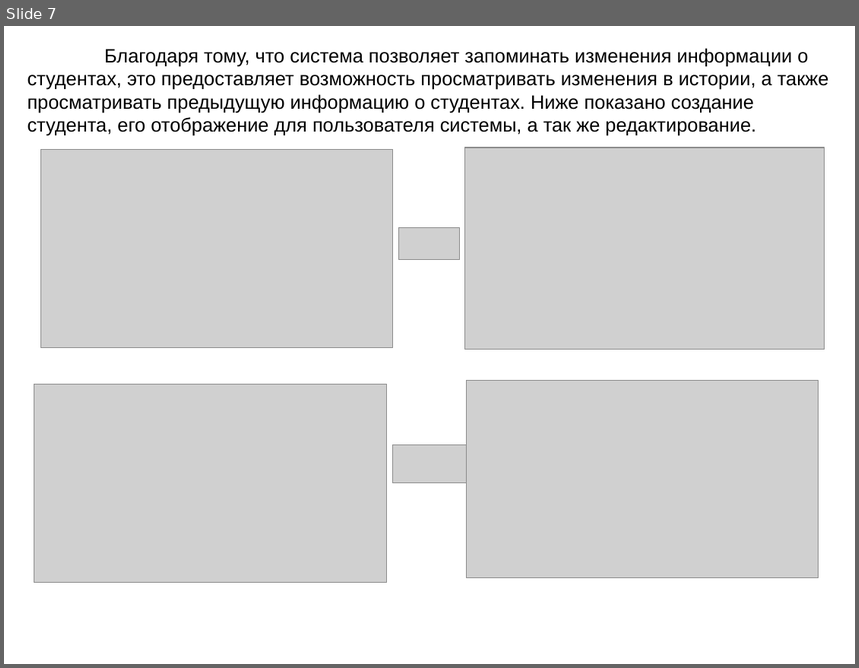
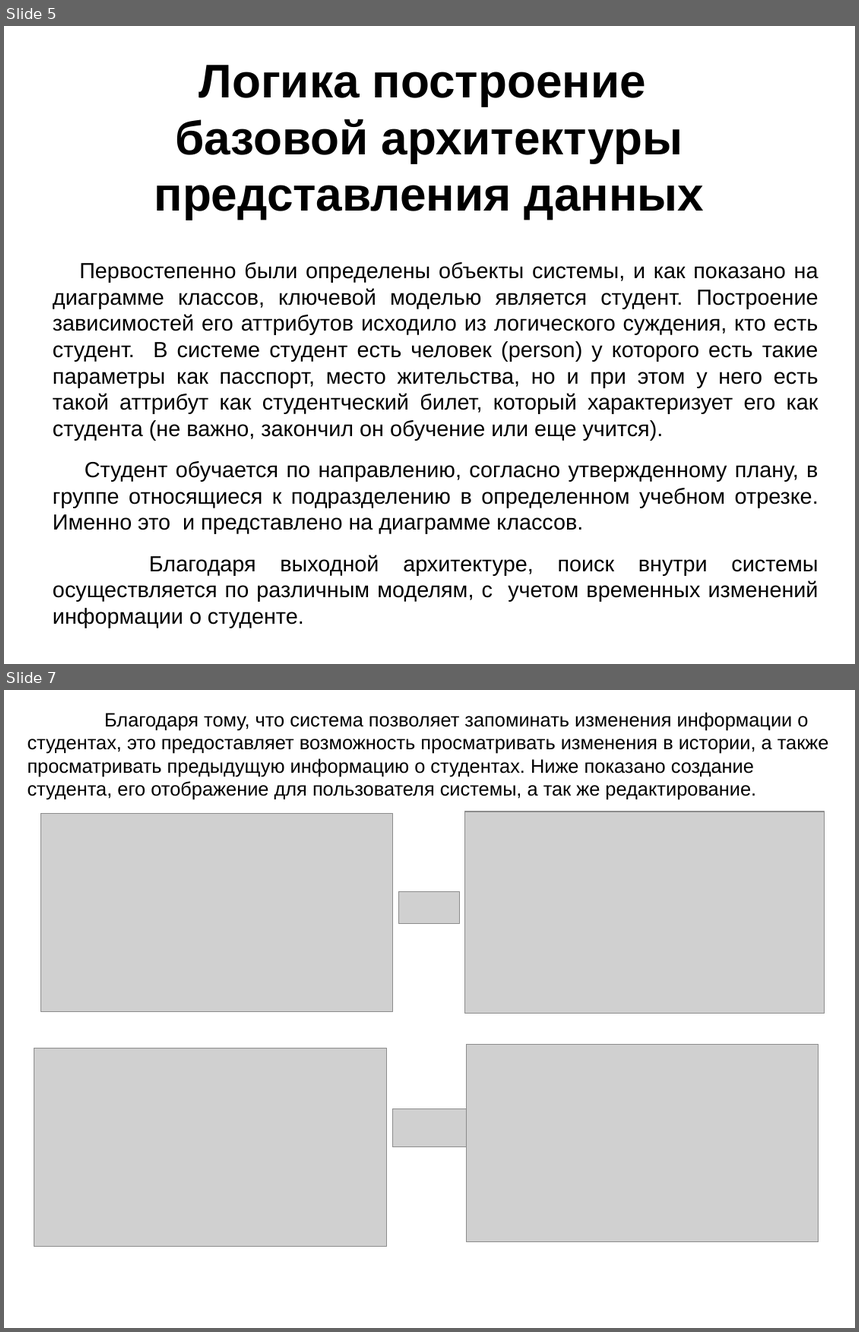
Before and after one commit to uak2/diplom, a slide deck: Презент по диплому.odp. Shown one above the other, each under a label of ours: slide 7 before the commit, slides 5 and 7 after it; the slides between them are not shown. The pictures are 859x668 and 859x1332 pixels, drawn with LibreOffice and Linux fonts; fonts in the diff are those of the drawing; grey boxes stand for pictures. Boxes give left, top, right and bottom in pixels: in the first picture for what was removed or moved away, otherwise in the second. Text is boxed around its words. In the diff, an @@ line names an element or a change of style, - is before the commit and + after.

```diff
--- a/Презент по диплому.odp
+++ b/Презент по диплому.odp
@@ slide 5 added at [4, 26, 855, 664], background #FFFFFF @@
@@ title added at [154, 65, 704, 220], 44 pt, text #000000, bold @@
+Логика построение
+базовой архитектуры представления данных
@@ text added at [53, 262, 819, 628], 20.4 pt, text #000000 @@
+Первостепенно были определены объекты системы, и как показано на диаграмме классов, ключевой моделью является студент. Построение зависимостей его аттрибутов исходило из логического суждения, кто есть студент. В системе студент есть человек (person) у которого есть такие параметры как пасспорт, место жительства, но и при этом у него есть такой аттрибут как студентческий билет, который характеризует его как студента (не важно, закончил он обучение или еще учится).
+Студент обучается по направлению, согласно утвержденному плану, в группе относящиеся к подразделению в определенном учебном отрезке. Именно это и представлено на диаграмме классов.
+Благодаря выходной архитектуре, поиск внутри системы осуществляется по различным моделям, с учетом временных изменений информации о студенте.
```
Also in this commit, not shown: 1 other slide added, 2 slides removed, 36 other files.
